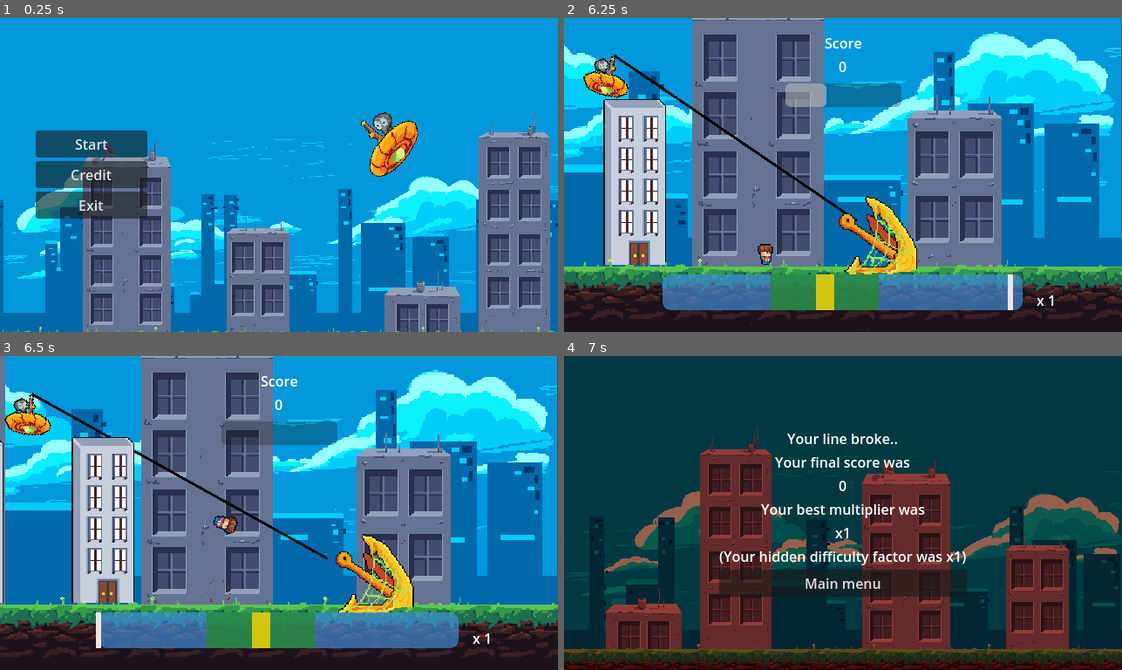
Above: before the commit, frames 1-4 (two rows, left to right).
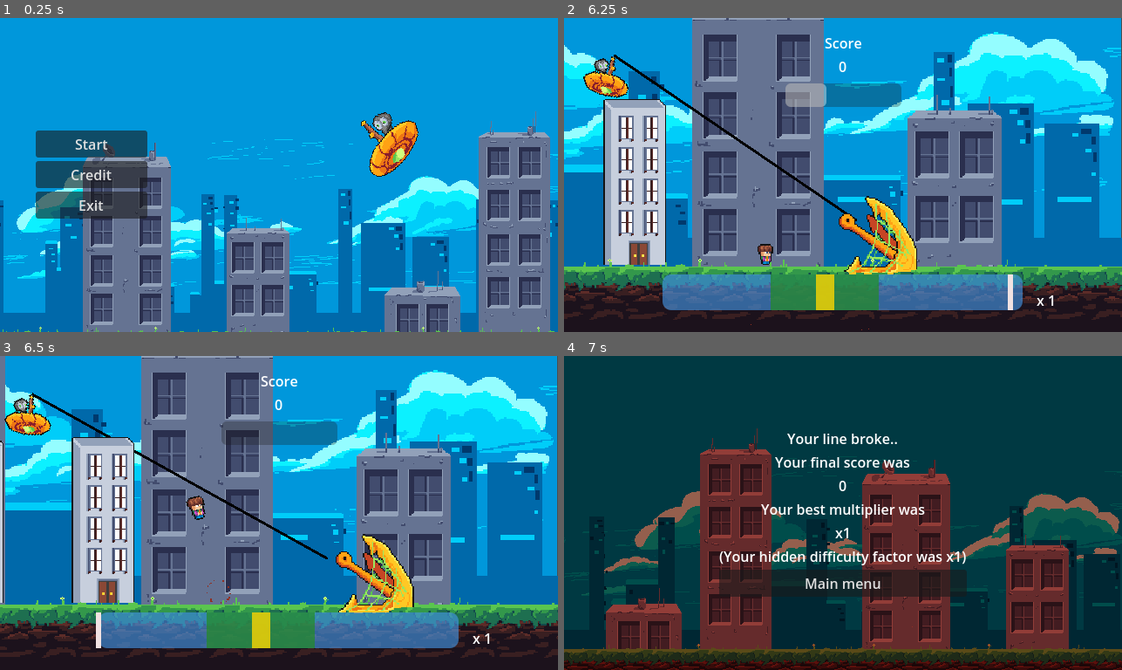
Above: after the commit, the same moments.

Repository: Tenes/mini-jam-153
Game: Godot game, scene res://Scenes/main_menu_scene.tscn
Two runs of this game, one before a commit and one after it. Both use one fixed random seed, a clock stepped at 60 frames per second and the inputs below. Sound files missing from this copy of the repository are replaced by a short silence.
Inputs (mouse positions are in pixels of both pictures, inside the frame that each line leads up to):
- Up to frame 1 (0.25 s): no input
- Up to frame 2 (6.25 s): click "Start" at 0.5 s; move the mouse to (965, 159) at 1.27 s; click (965, 159) at 1.35 s; move the mouse to (731, 190) at 2.02 s; click (731, 190) at 2.1 s; move the mouse to (898, 105) at 2.77 s; click (898, 105) at 2.85 s; move the mouse to (815, 237) at 3.52 s; click (815, 237) at 3.6 s; move the mouse to (1010, 222) at 4.27 s; click (1010, 222) at 4.35 s; move the mouse to (675, 127) at 5.02 s; click (675, 127) at 5.1 s; move the mouse to (870, 175) at 5.77 s; click (870, 175) at 5.85 s
- Up to frame 3 (6.5 s): no input
- Up to frame 4 (7 s): move the mouse to (759, 434) at 6.52 s; click (759, 434) at 6.6 s

Frames 1-2 are identical in both runs. In frame 3, 0.4% of the frame differs, in the area x 33-43%, y 44-57%; in frame 4, nothing differs.

Commit message:
Overhauls the sound handling

Diff:
--- a/Models/Interactable/interactable.gd
+++ b/Models/Interactable/interactable.gd
@@ -62,20 +62,20 @@
 
 func playDeathSound() -> void:
 	if self is Building:
-		audio_stream_player_2d.stream = Global.BUILDING_DEATH_SOUNDS[Global.RNG.randi_range(1, 3)];
+		audio_stream_player_2d.stream = Global.BUILDING_DEATH_SOUNDS.pick_random();
 	else:
-		audio_stream_player_2d.stream = Global.HUMAN_DEATH_SOUNDS[Global.RNG.randi_range(1, 3)];
-		secondary_sound_player_2d.stream = Global.BLOOD_SOUNDS[Global.RNG.randi_range(0,Global.BLOOD_SOUNDS.size()-1)];
+		audio_stream_player_2d.stream = Global.HUMAN_DEATH_SOUNDS.pick_random();
+		secondary_sound_player_2d.stream = Global.BLOOD_SOUNDS.pick_random();
 	audio_stream_player_2d.pitch_scale = Global.RNG.randf_range(0.8, 1.3);
 	audio_stream_player_2d.play();
 	secondary_sound_player_2d.play()
 
 func playCaptSound() -> void:
 	if self is Building:
-		audio_stream_player_2d.stream = Global.BUILDING_CAPT_SOUNDS[Global.RNG.randi_range(1, 3)];
+		audio_stream_player_2d.stream = Global.BUILDING_CAPT_SOUNDS.pick_random();
 		audio_stream_player_2d.pitch_scale = Global.RNG.randf_range(0.8, 0.9);
 	else:
-		audio_stream_player_2d.stream = Global.HUMAN_CAPT_SOUNDS[Global.RNG.randi_range(1, 3)];
+		audio_stream_player_2d.stream = Global.HUMAN_CAPT_SOUNDS.pick_random();
 		audio_stream_player_2d.pitch_scale = Global.RNG.randf_range(0.8, 1.3);
 	audio_stream_player_2d.play();
 	await audio_stream_player_2d.finished
--- a/Scripts/global.gd
+++ b/Scripts/global.gd
@@ -11,33 +11,33 @@
 	3: "res://Scenes/credit_scene.tscn",
 }
 
-@onready var HUMAN_DEATH_SOUNDS = {
-	1: preload("res://Assets/Sounds/human_death.mp3"),
-	2: preload("res://Assets/Sounds/human_death_2.mp3"),
-	3: preload("res://Assets/Sounds/human_death_3.mp3"),
-}
+@onready var HUMAN_DEATH_SOUNDS = [
+	preload("res://Assets/Sounds/human_death.mp3"),
+	preload("res://Assets/Sounds/human_death_2.mp3"),
+	preload("res://Assets/Sounds/human_death_3.mp3"),
+]
 
 @onready var BLOOD_SOUNDS = [
 	preload("res://Assets/Sounds/blood_explosion_1.mp3"),
 	preload("res://Assets/Sounds/blood_explosion_2.mp3")
 ]
 
-@onready var BUILDING_DEATH_SOUNDS = {
-	1: preload("res://Assets/Sounds/building_death.mp3"),
-	2: preload("res://Assets/Sounds/building_death_2.mp3"),
-	3: preload("res://Assets/Sounds/building_death_3.mp3"),
-}
-@onready var HUMAN_CAPT_SOUNDS = {
-	1: preload("res://Assets/Sounds/human_capture.mp3"),
-	2: preload("res://Assets/Sounds/human_capture_2.mp3"),
-	3: preload("res://Assets/Sounds/human_capture_3.mp3"),
-}
+@onready var BUILDING_DEATH_SOUNDS = [
+	preload("res://Assets/Sounds/building_death.mp3"),
+	preload("res://Assets/Sounds/building_death_2.mp3"),
+	preload("res://Assets/Sounds/building_death_3.mp3"),
+]
+@onready var HUMAN_CAPT_SOUNDS = [
+	preload("res://Assets/Sounds/human_capture.mp3"),
+	preload("res://Assets/Sounds/human_capture_2.mp3"),
+	preload("res://Assets/Sounds/human_capture_3.mp3"),
+]
 
-@onready var BUILDING_CAPT_SOUNDS = {
-	1: preload("res://Assets/Sounds/building_capture_3.mp3"),
-	2: preload("res://Assets/Sounds/building_capture_2.mp3"),
-	3: preload("res://Assets/Sounds/building_capture_3.mp3"),
-}
+@onready var BUILDING_CAPT_SOUNDS = [
+	preload("res://Assets/Sounds/building_capture_3.mp3"),
+	preload("res://Assets/Sounds/building_capture_2.mp3"),
+	preload("res://Assets/Sounds/building_capture_3.mp3"),
+]
 
 enum BarStatus {
 	DEFAULT = 0,
--- a/project.godot
+++ b/project.godot
@@ -30,14 +30,10 @@
 
 [input]
 
-right_click={
-"deadzone": 0.5,
-"events": [Object(InputEventMouseButton,"resource_local_to_scene":false,"resource_name":"","device":-1,"window_id":0,"alt_pressed":false,"shift_pressed":false,"ctrl_pressed":false,"meta_pressed":false,"button_mask":0,"position":Vector2(0, 0),"global_position":Vector2(0, 0),"factor":1.0,"button_index":2,"canceled":false,"pressed":false,"double_click":false,"script":null)
-]
-}
 left_click={
 "deadzone": 0.5,
 "events": [Object(InputEventMouseButton,"resource_local_to_scene":false,"resource_name":"","device":-1,"window_id":0,"a …(253 unchanged characters)…
+, Object(InputEventKey,"resource_local_to_scene":false,"resource_name":"","device":0,"window_id":0,"alt_pressed":false,"shift_pressed":false,"ctrl_pressed":false,"meta_pressed":false,"pressed":false,"keycode":0,"physical_keycode":4194305,"key_label":0,"unicode":0,"echo":false,"script":null)
 ]
 }
 
